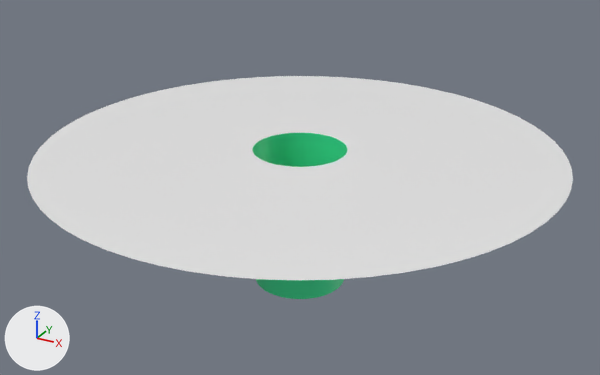
The Blender file Assets/3D_Assets/holeSkin.blend, before and after one commit.
One viewpoint serves both versions: a 50 mm lens placed at (7.91, -14.38, 6.3), pointed at (-0.11, 0.21, -0.99). Every picture has the same lights, and +X, +Y and +Z are marked at lower left.
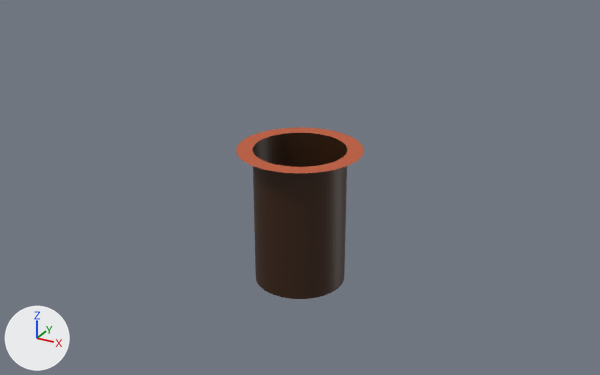
Scene script edits in JSON lines:
```json
{"op": "set", "path": "mat_material.base_color", "old": "(0.8, 0.8, 0.8)", "new": "(0.536, 0.1, 0.0327)", "note": "white #e7e7e7 -> orange #c15933"}
{"op": "set", "path": "mat_material_004.base_color", "old": "(0.0455, 0.8, 0.323)", "new": "(0.0383, 0.0121, 0.00118)", "note": "green #3ce79a -> brown #371d04"}
{"block": "me_circle_001", "where": "# used by ob_circle; location = (0.0, 0.0, 0.0)"}
{"op": "remove", "block": "me_circle_001", "code": "me_circle_001.from_pydata(...)  # 192 vertices, 129 faces; spans x -5.51..5.51, y -5.51..5.51, z -3.06..0.0"}
{"op": "add", "block": "me_circle_001", "code": "me_circle_001.from_pydata(...)  # 192 vertices, 129 faces; spans x -1.34..1.34, y -1.34..1.34, z -3.06..0.0"}
{"block": "me_circle_001", "change": "me_circle_001 part 1: 64 of the vertices in x -5.51..5.51, y -5.51..5.51, z 0.0 are scaled about their middle by (0.244, 0.244, 1)"}
```

Changed parts and their boxes [x1, y1, x2, y2] in the pictures (600 x 375 px; the box of a moved part takes in the faces that stretch with it):
```json
{"object": "Circle", "change": "recoloured, reshaped", "before": [27, 76, 573, 299], "after": [236, 127, 364, 299], "on screen": "76% narrower, 23% shorter"}
{"part": 1, "of": "me_circle_001", "change": "moved or reshaped", "before": [27, 76, 573, 280], "after": [236, 127, 364, 173]}
```
